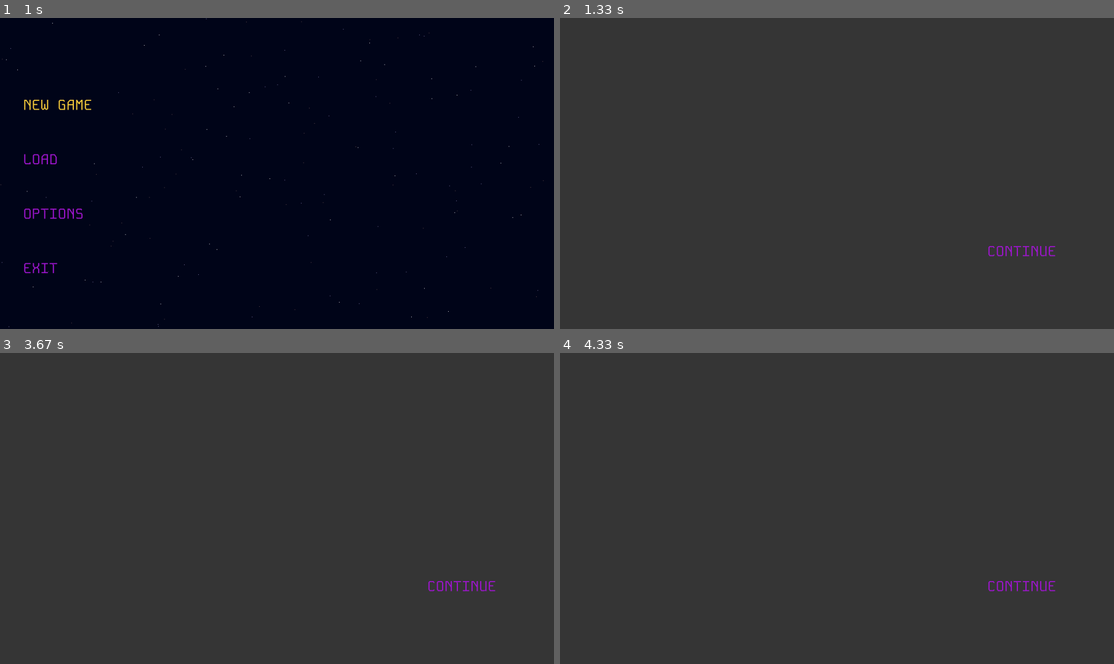
Above: before the commit, frames 1-4 (two rows, left to right).
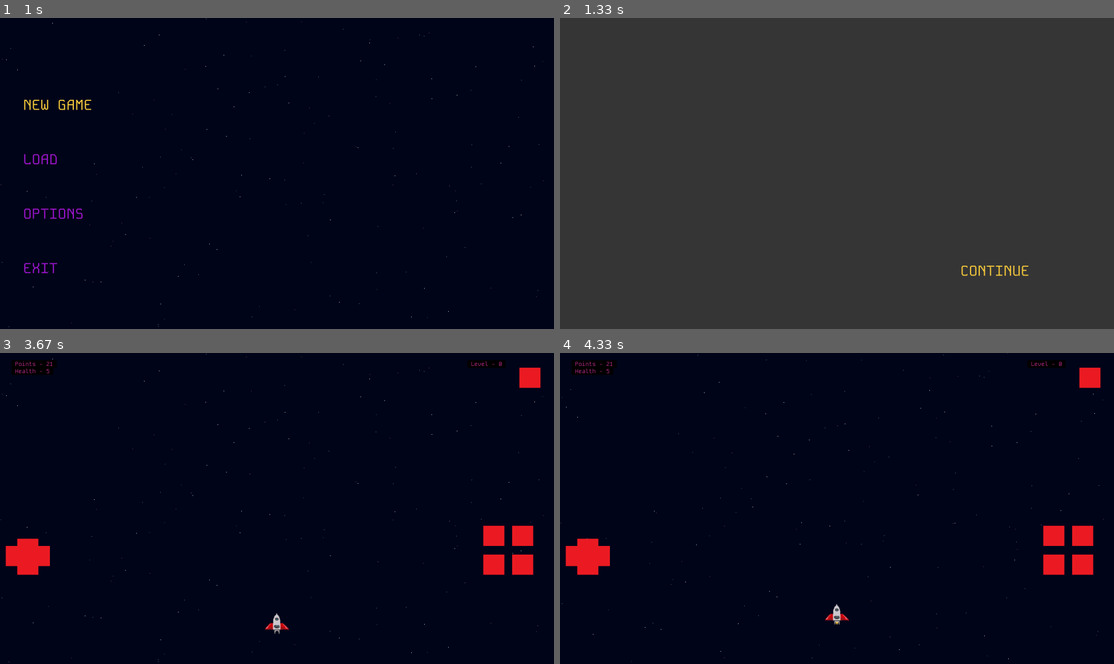
Above: after the commit, the same moments.

Repository: MicaelaEdith/spacecraftGame-pygame
Game: pygame game, started from main.py
Same seed, same stepped clock (60 frames per second), same inputs: the game is played once before the commit and once after it.
Inputs (mouse positions are in pixels of both pictures, inside the frame that each line leads up to):
- Up to frame 1 (1 s): press the mouse at (55, 105) at 0.37 s; move the mouse to (177, 185) at 0.47 s; release the mouse at (293, 266) at 0.6 s
- Up to frame 2 (1.33 s): press the mouse at (992, 269) at 1.2 s; move the mouse to (1019, 279) at 1.3 s
- Up to frame 3 (3.67 s): release the mouse at (487, 626) at 1.43 s; press the mouse at (432, 604) at 1.87 s; move the mouse to (371, 520) at 1.97 s; release the mouse at (304, 436) at 2.1 s; press the mouse at (432, 604) at 2.82 s; move the mouse to (459, 496) at 2.92 s; release the mouse at (481, 390) at 3.05 s
- Up to frame 4 (4.33 s): press the mouse at (587, 548) at 4.2 s; move the mouse to (681, 542) at 4.3 s

Frame 1 is identical in both runs. In frame 2, 0.3% of the frame differs, in the area x 72-90%, y 73-84%; in frame 3, 100%; in frame 4, 100%, in the area x 0-100%, y 0-100%.

Commit message:
fix buttons area

Diff:
--- a/cinematics.py
+++ b/cinematics.py
@@ -27,7 +27,7 @@
             self.text = self.text_es
 
         text_surface = self.font.render(self.text, True, text_color)
-        text_rect = text_surface.get_rect(center=(self.width // 6 * 5, self.height // 8 * 6))
+        text_rect = text_surface.get_rect(center=(self.width // 7 * 5.5, self.height // 8 * 6.5))
         mouse_pos = pygame.mouse.get_pos()  # Obtiene la posición actual del mouse
 
         # Verificar si el mouse está sobre el botón
--- a/main.py
+++ b/main.py
@@ -65,17 +65,17 @@
 
 # Crear botones
 buttons_left = [
-    Button(60, screenHeight // 2 + 145, "Assets/Buttons/up_arrow.png"),
-    Button(60, screenHeight // 2 + 200, "Assets/Buttons/down_arrow.png"),
-    Button(20, screenHeight // 2 + 170, "Assets/Buttons/left_arrow.png"),
-    Button(100, screenHeight // 2 + 170, "Assets/Buttons/right_arrow.png"),
+    Button(60, screenHeight // 2 + 105, "Assets/Buttons/up_arrow.png"),
+    Button(60, screenHeight // 2 + 160, "Assets/Buttons/down_arrow.png"),
+    Button(20, screenHeight // 2 + 130, "Assets/Buttons/left_arrow.png"),
+    Button(100, screenHeight // 2 + 130, "Assets/Buttons/right_arrow.png"),
 ]
 
 buttons_right = [
-    Button(screenWidth - 220, screenHeight // 2 + 100, "Assets/Buttons/actionA.png"),
-    Button(screenWidth - 120, screenHeight // 2 + 100, "Assets/Buttons/actionB.png"),
-    Button(screenWidth - 220, screenHeight // 2 + 200, "Assets/Buttons/actionC.png"),
-    Button(screenWidth - 120, screenHeight // 2 + 200, "Assets/Buttons/actionD.png"),
+    Button(screenWidth - 245, screenHeight // 2 + 60, "Assets/Buttons/actionA.png"),
+    Button(screenWidth - 145, screenHeight // 2 + 60, "Assets/Buttons/actionB.png"),
+    Button(screenWidth - 245, screenHeight // 2 + 160, "Assets/Buttons/actionC.png"),
+    Button(screenWidth - 145, screenHeight // 2 + 160, "Assets/Buttons/actionD.png"),
 ]
 
 buttons_menu = [
